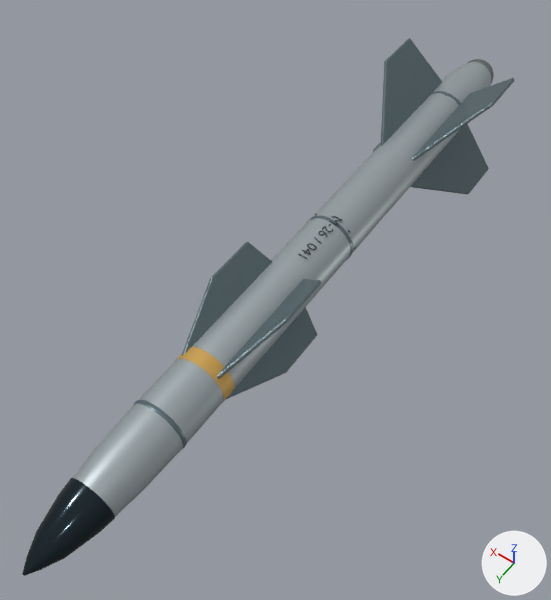
The glTF model simulator/assets/weapons/m26.glb as it was, and as the next commit left it.
The view is the same before and after, from a 50 mm lens placed at (-1.05, 1.73, 2.29), pointed at (0.04, 0.22, -0.1). Arrows for +X, +Y and +Z are at lower right; the lights stay in place. The picture after the commit comes second. Where no turn or scale is listed for an object, it has been applied to the vertices. Vertices at exactly the same position are counted once.

Objects in the first picture: 'M26_Identification_band', 'M26_Machined_graphite_fins', 'M26_Optical_ceramic_seeker', 'M26_Satin_titanium_grey' and 2 more.
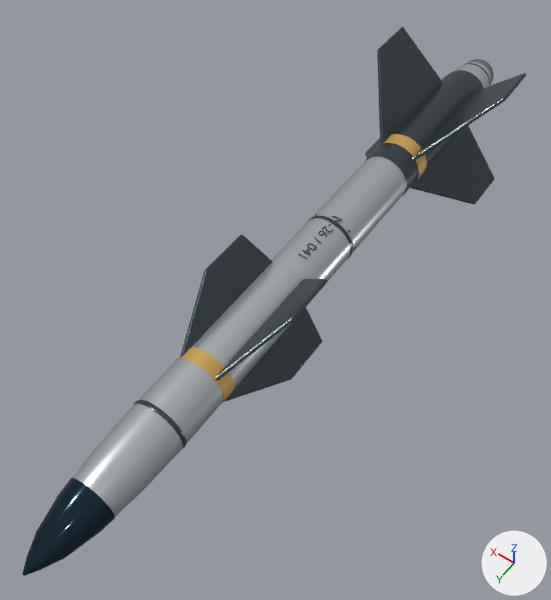
Pixel boxes [x1, y1, x2, y2] of what changed, in the pictures (551 x 600 px; the box of a moved part takes in the faces that stretch with it):
```json
{"object": "M26_Machined_graphite_fins", "change": "recoloured, surface changed, reshaped", "before": [133, 38, 514, 450], "after": [133, 27, 526, 450]}
{"object": "M26_Identification_band", "change": "reshaped", "before": [175, 347, 234, 402], "after": [175, 134, 427, 402], "on screen": "322% wider, 380% taller"}
{"part": 1, "of": "me_recessed_collar", "change": "moved or reshaped", "before": [431, 91, 462, 131], "after": [365, 154, 408, 195]}
{"part": 2, "of": "me_recessed_collar", "change": "added", "after": [364, 63, 490, 193]}
{"part": 3, "of": "me_recessed_collar", "change": "moved or reshaped", "before": [373, 38, 514, 194], "after": [365, 27, 526, 204]}
{"part": 4, "of": "me_recessed_collar", "change": "moved or reshaped", "before": [182, 242, 321, 399], "after": [180, 235, 327, 402]}
{"part": 5, "of": "me_amber_identification", "change": "added", "after": [384, 134, 427, 183], "on screen": "orange"}
```

The change, as JSON lines over the scene's bpy script:
```json
{"op": "set", "path": "mat_satin_titanium_grey.base_color", "old": "(0.36, 0.41, 0.43)", "new": "(0.51, 0.55, 0.57)", "note": "grey #a2acaf -> light grey #bdc4c7"}
{"op": "set", "path": "mat_satin_titanium_grey.metallic", "old": "0.38", "new": "0.65"}
{"op": "set", "path": "mat_satin_titanium_grey.roughness", "old": "0.43", "new": "0.29"}
{"op": "set", "path": "mat_optical_ceramic_seeker.base_color", "old": "(0.012, 0.025, 0.034)", "new": "(0.012, 0.035, 0.055)", "note": "dark blue #1d2c34 -> dark blue #1d3542"}
{"op": "set", "path": "mat_optical_ceramic_seeker.roughness", "old": "0.12", "new": "0.09"}
{"op": "set", "path": "mat_machined_graphite_fins.base_color", "old": "(0.12, 0.17, 0.19)", "new": "(0.065, 0.085, 0.1)", "note": "greyish cyan #617379 -> greyish blue #485259"}
{"op": "set", "path": "mat_machined_graphite_fins.metallic", "old": "0.42", "new": "0.72"}
{"op": "set", "path": "mat_machined_graphite_fins.roughness", "old": "0.38", "new": "0.28"}
{"block": "me_recessed_collar", "where": "# used by ob_m26_machined_graphite_fins; location = (0.0, 0.0, 0.0)"}
{"op": "remove", "block": "me_recessed_collar", "code": "me_recessed_collar.from_pydata(...)  # 1280 vertices, 2144 faces; spans x -0.26..0.26, y -1.19..0.95, z -0.26..0.26"}
{"op": "add", "block": "me_recessed_collar", "code": "me_recessed_collar.from_pydata(...)  # 1664 vertices, 2656 faces; spans x -0.31..0.31, y -1.39..0.95, z -0.31..0.31"}
{"block": "me_recessed_collar", "change": "me_recessed_collar part 1: the loose piece of 192 vertices spanning x -0.11..0.11, y -1.09..-1.07, z -0.11..0.11 is moved by (0.0, 0.53, 0.0)"}
{"block": "me_recessed_collar", "change": "me_recessed_collar part 2: a new loose piece of 192 vertices spanning x -0.11..0.11, y -1.39..-0.54, z -0.11..0.11, in mat_machined_graphite_fins (greyish blue #485259)"}
{"block": "me_recessed_collar", "change": "me_recessed_collar part 3: 160 vertices moved from x -0.26..0.26, y -1.15..-0.62, z -0.26..0.26 to x -0.31..0.31, y -1.15..-0.62, z -0.31..0.31; 52 vertices removed from x -0.26..0.26, y -1.14..-0.62, z -0.26..0.26; 52 vertices added at x -0.31..0.31, y -1.14..-0.61, z -0.31..0.31"}
{"block": "me_recessed_collar", "change": "me_recessed_collar part 4: 100 vertices moved from x -0.17..0.17, y 0.22..0.44, z -0.17..0.17 to x -0.19..0.19, y 0.22..0.44, z -0.19..0.19; 36 vertices removed from x -0.17..0.17, y 0.22..0.73, z -0.17..0.17; 36 vertices added at x -0.19..0.19, y 0.22..0.74, z -0.19..0.19"}
{"block": "me_recessed_collar", "change": "other edits to the shape of me_recessed_collar do not show in these pictures"}
{"block": "me_amber_identification", "where": "# used by ob_m26_identification_band; location = (0.0, 0.0, 0.0)"}
{"op": "remove", "block": "me_amber_identification", "code": "me_amber_identification.from_pydata(...)  # 128 vertices, 128 faces; spans x -0.111..0.111, y 0.67..0.73, z -0.111..0.111"}
{"op": "add", "block": "me_amber_identification", "code": "me_amber_identification.from_pydata(...)  # 256 vertices, 256 faces; spans x -0.114..0.114, y -0.71..0.73, z -0.114..0.114"}
{"block": "me_amber_identification", "change": "me_amber_identification part 5: the loose piece of 128 vertices spanning x -0.111..0.111, y 0.67..0.73, z -0.111..0.111 is copied, and the copy is scaled about its middle by (1.03, 1.17, 1.03), then moved by (0.0, -1.375, 0.0); it spans x -0.114..0.114, y -0.71..-0.64, z -0.114..0.114"}
```
